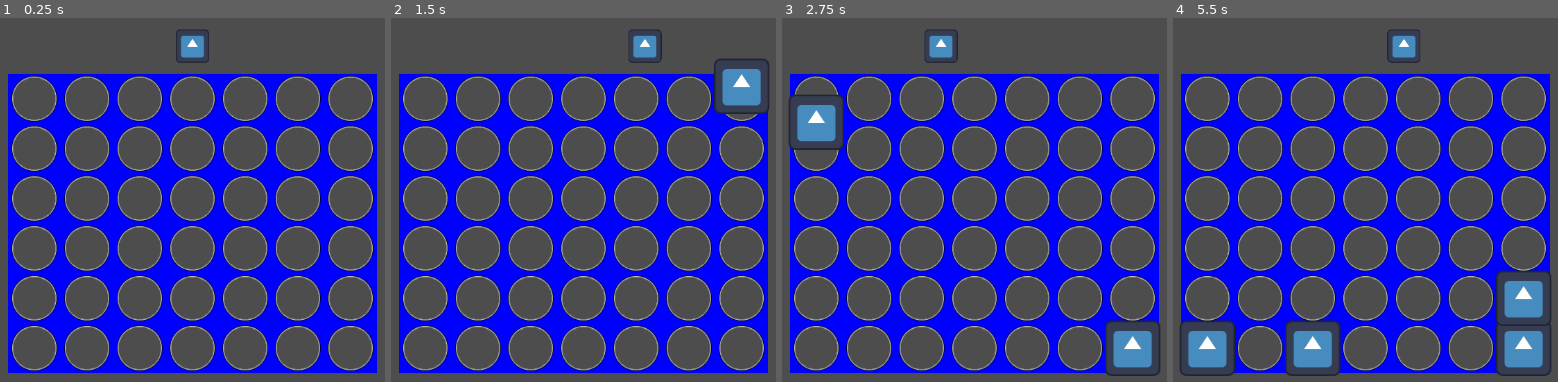
Above: before the commit, frames 1-4 (left to right).
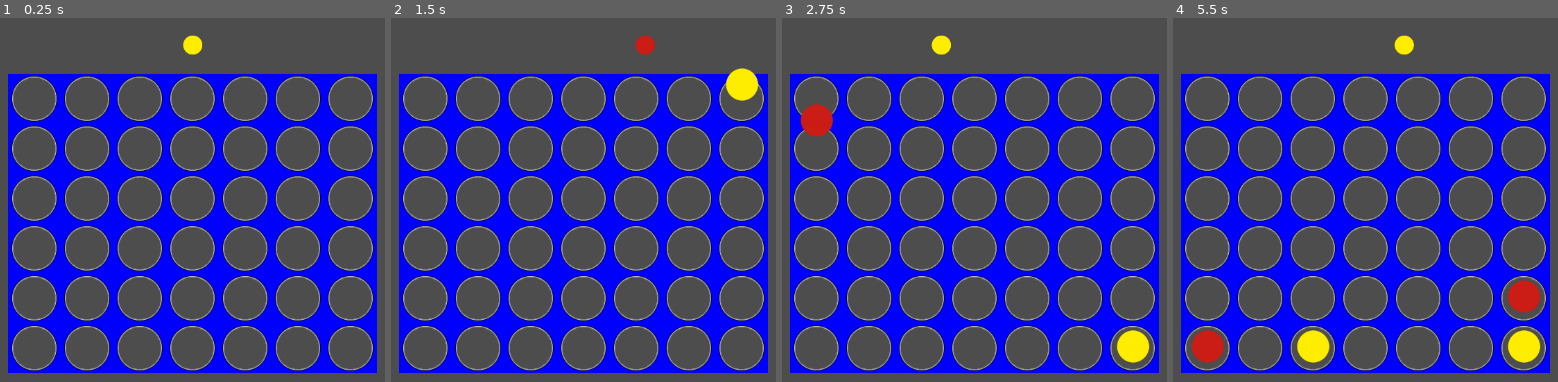
Above: after the commit, the same moments.

Repository: CarpetStudioStudio/vcgjspring2026
Game: Godot game, scene res://scenes/gameplay_area.tscn
The game is run twice, just before and just after one commit, with the same random seed, the same clock (stepped at 60 frames per second) and the same inputs. The project has no main scene, so this scene is started directly. The engine's default icon, where the game draws it, is replaced by a stand-in: a white triangle on a blue panel in a dark square.
Inputs (mouse positions are in pixels of both pictures, inside the frame that each line leads up to):
- Up to frame 1 (0.25 s): no input
- Up to frame 2 (1.5 s): tap Enter at 0.5 s; move the mouse to (760, 200) at 0.52 s; press the mouse at (760, 200) at 0.53 s; move the mouse to (421, 247) at 1.27 s; release the mouse at (421, 247) at 1.28 s; click (421, 247) at 1.35 s
- Up to frame 3 (2.75 s): move the mouse to (1055, 123) at 2.02 s; press the mouse at (1055, 123) at 2.03 s
- Up to frame 4 (5.5 s): move the mouse to (1327, 312) at 2.77 s; release the mouse at (1327, 312) at 2.78 s; click (1327, 312) at 2.85 s; move the mouse to (outside the picture) at 3.52 s; press the mouse at (outside the picture) at 3.53 s; move the mouse to (outside the picture) at 4.27 s; release the mouse at (outside the picture) at 4.28 s; click (outside the picture) at 4.35 s; move the mouse to (1404, 221) at 5.02 s; press the mouse at (1404, 221) at 5.03 s

The runs differ from the first frame. In frame 1, 0.5% of the frame differs, in the area x 45-55%, y 3-13%; in frame 2, 2.1%; in frame 3, 4.3%; in frame 4, 8.7%, in the area x 1-99%, y 3-99%.

Commit message:
added turns & new default color

Diff:
--- a/Piece/piece.gd
+++ b/Piece/piece.gd
@@ -10,4 +10,8 @@
 	set(new_val):
 		color = new_val
 		texture = sprites[int(color)]
-@export var sprites : Array[Texture]
+static var sprites : Array[Texture] = [
+	preload("res://Piece/white_dot.png"),
+	preload("res://Piece/red_dot.png"),
+	preload("res://Piece/yellow_dot.png")
+]
--- a/scenes/gameplay_area.gd
+++ b/scenes/gameplay_area.gd
@@ -3,6 +3,12 @@
 @export var temp_piece_packed : PackedScene
 @export var follow_curve : Curve
 @onready var topchip : Sprite2D = $Dummy
+
+enum Turn {
+	PLAYER,
+	AI
+}
+var current_player : Turn
 
 ##THESE ARE ARRAY POSITIONS, NOT WORLD SPACE
 var topchip_target_x : int = 0:
@@ -14,8 +20,21 @@
 
 var dist : float = 0
 
+func set_turn(turn: Turn) -> void:
+	if turn == Turn.PLAYER:
+		current_player = Turn.PLAYER
+		$Dummy.texture = Piece.sprites[Piece.PColor.YELLOW]
+	else:
+		current_player = Turn.AI
+		$Dummy.texture = Piece.sprites[Piece.PColor.RED]
+
+func _ready() -> void:
+	if randi() % Turn.size() == 0:
+		set_turn(Turn.PLAYER)
+	else:
+		set_turn(Turn.AI)
+
 func _process(delta: float) -> void:
-
 	if queued_drop_x == -1:
 		var new_x : int = $Board.position_to_grid($Board.get_mouse_pos()).x
 		new_x = clampi(new_x,0,$Board.board.COLS-1)
@@ -39,6 +58,12 @@
 
 func initiate_drop(x : int) -> void:
 	var new_piece : Piece = temp_piece_packed.instantiate()
+	if(current_player == Turn.PLAYER):
+		new_piece.color = Piece.PColor.YELLOW
+		set_turn(Turn.AI)
+	else:
+		new_piece.color = Piece.PColor.RED
+		set_turn(Turn.PLAYER)
 	add_child(new_piece)
 	new_piece.global_position = $Board.grid_to_position(Vector2i(x,-1))
 	$Board.drop_piece(new_piece,x)
Binary file added: Piece/white_dot.png
Not shown, added: Piece/white_dot.png.import
